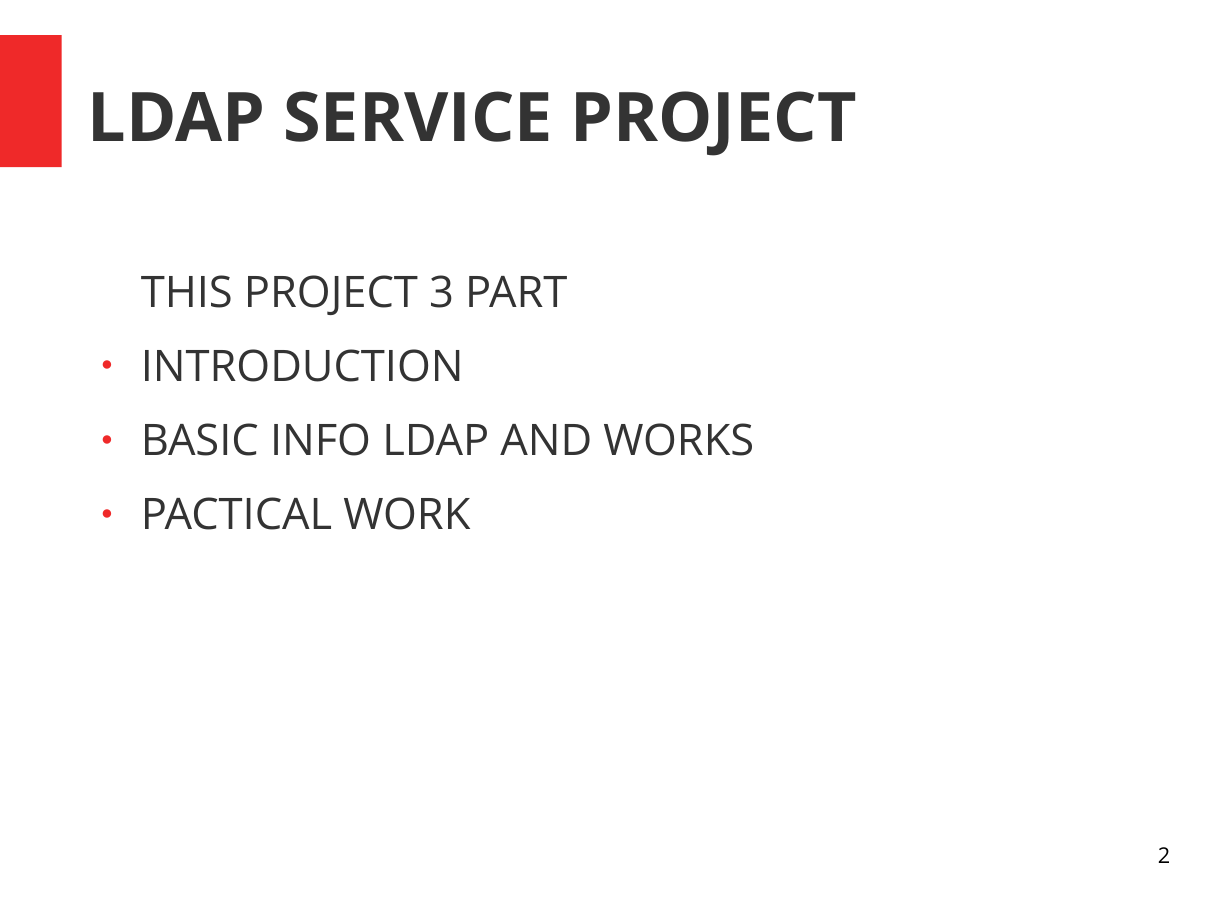
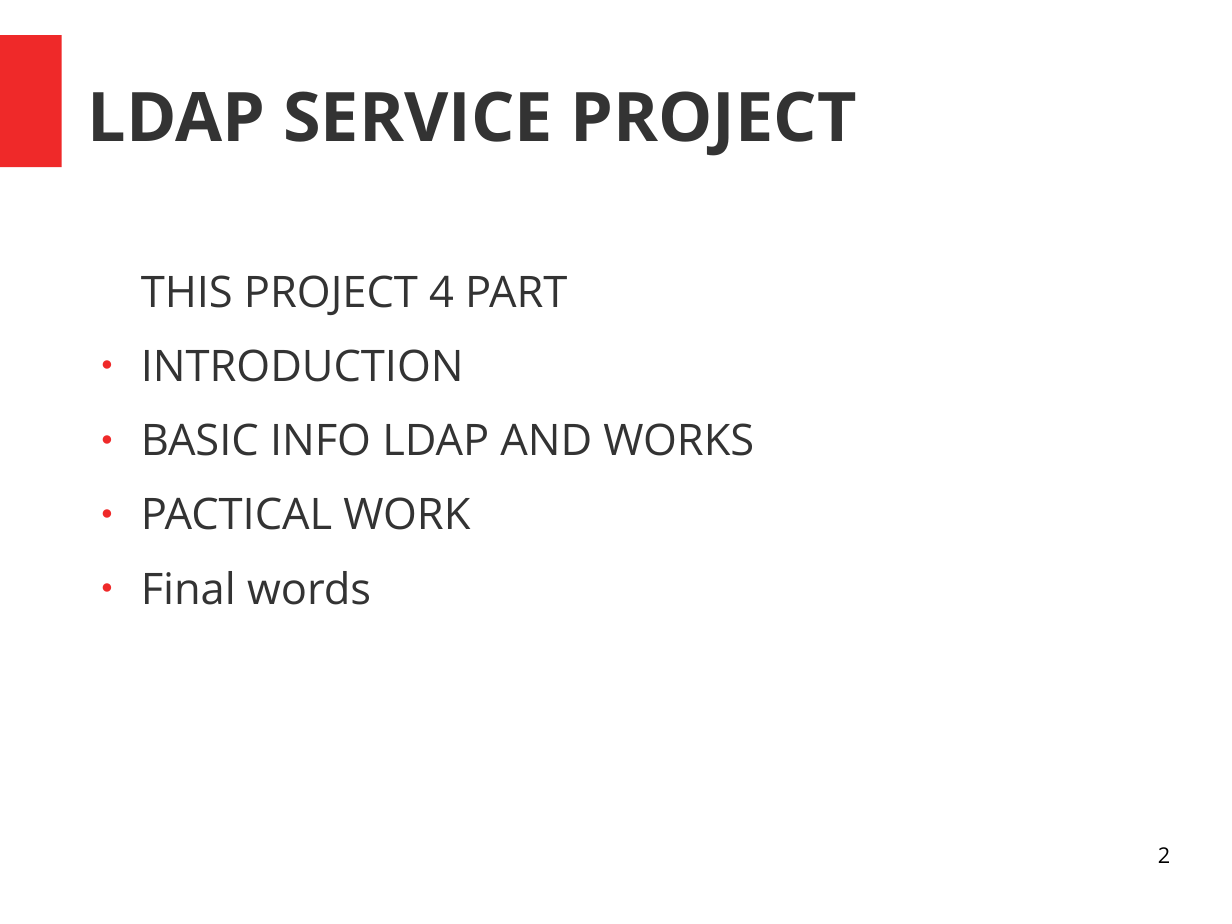
Before and after one commit to parveen1/project-parveen, a slide deck: slide 2 of project_parveen.odp. Drawn at 1232x924 pixels with LibreOffice and Linux fonts; fonts in the diff are those of the drawing. Boxes give left, top, right and bottom in pixels: in the first picture for what was removed or moved away, otherwise in the second. Text is boxed around its words. In the diff, an @@ line names an element or a change of style, - is before the commit and + after.

Commit message:
add poster

```diff
--- a/project_parveen.odp
+++ b/project_parveen.odp
@@ text at (141,275,567,315): text changed @@
-THIS PROJECT 3 PART
+THIS PROJECT 4 PART
@@ text at (141,571,371,605): paragraph added @@
+● Final words
```
Also in this commit, not shown: 1 other file.
